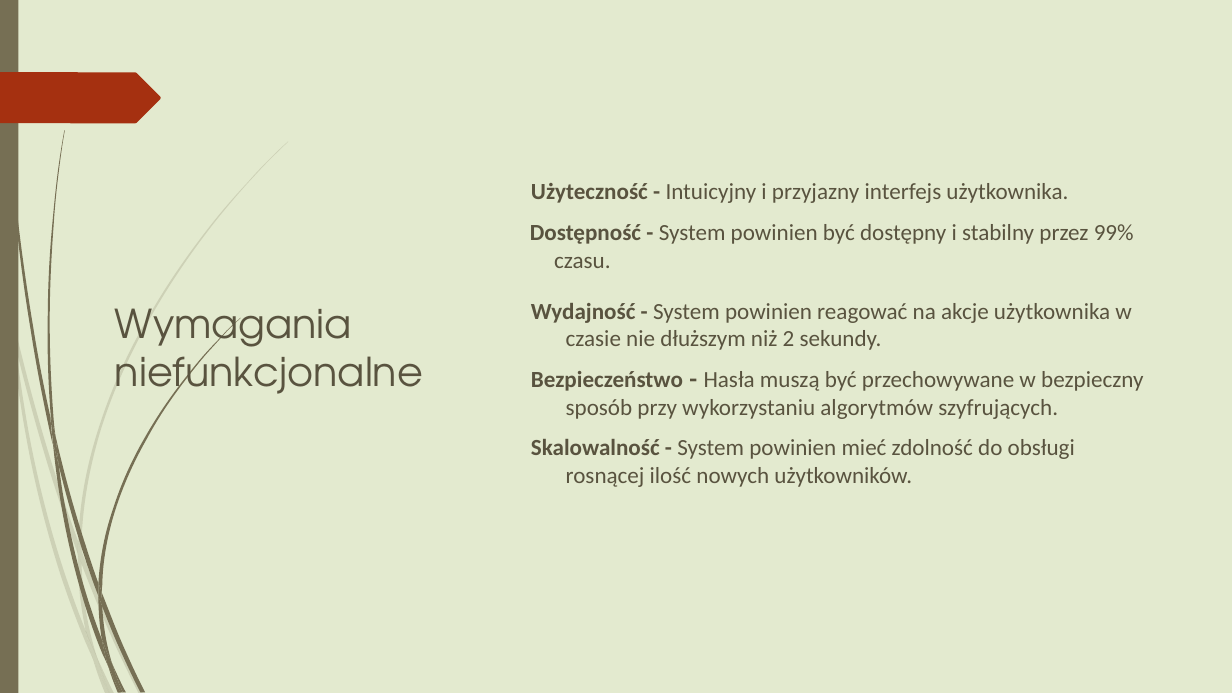
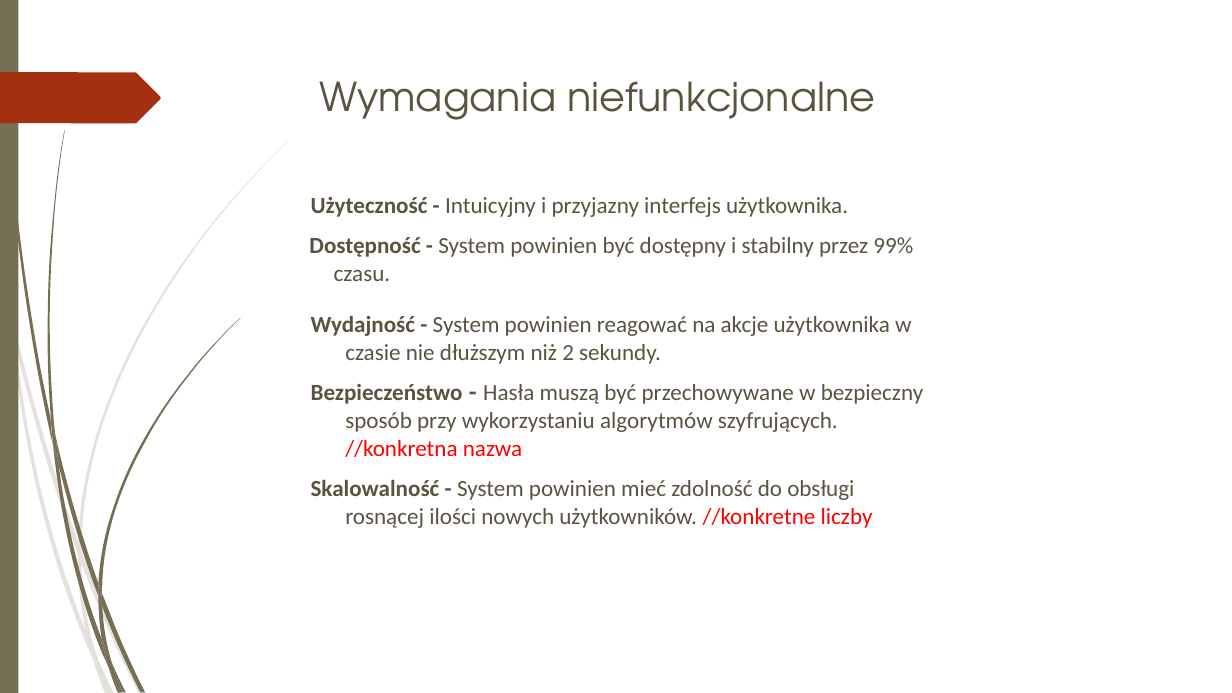
Before and after one commit to 247659/Plantify, a slide deck: slide 9 of Plantify.pptx (slide 12 before the commit). Drawn at 1232x693 pixels with LibreOffice and Linux fonts; fonts in the diff are those of the drawing. Boxes give left, top, right and bottom in pixels: in the first picture for what was removed or moved away, otherwise in the second. Text is boxed around its words. In the diff, an @@ line names an element or a change of style, - is before the commit and + after.

```diff
--- a/Plantify.pptx
+++ b/Plantify.pptx
@@ background #E3EACF to #FFFFFF @@
@@ title "Wymagania niefunkcjonalne" rewrapped from box(115, 308, 423, 404) to box(319, 81, 875, 120) @@
@@ text "Użyteczność - Intuicyjny i przyjazny ...": place and size @@
-text "Użyteczność - Intuicyjny i przyjazny ..." at box(530, 183, 1143, 487)
+text "Użyteczność - Intuicyjny i przyjazny ..." at box(309, 197, 923, 528)
@@ text at box(311, 384, 923, 528): text changed @@
-Bezpieczeństwo - Hasła muszą być przechowywane w bezpieczny sposób przy wykorzystaniu algorytmów szyfrujących.
-Skalowalność - System powinien mieć zdolność do obsługi rosnącej ilość nowych użytkowników.
+Bezpieczeństwo - Hasła muszą być przechowywane w bezpieczny sposób przy wykorzystaniu algorytmów szyfrujących. //konkretna nazwa
+Skalowalność - System powinien mieć zdolność do obsługi rosnącej ilości nowych użytkowników. //konkretne liczby
```
Also in this commit, not shown: 17 other slides changed, 4 slides added, 10 slides removed, 10 other files.
